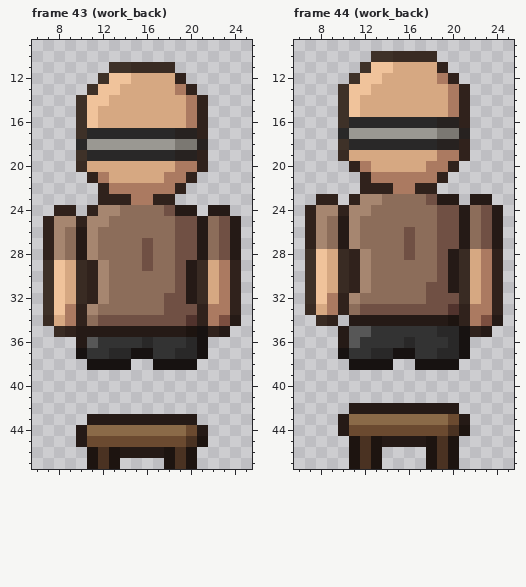
File history of a pixel-art file, assets/sprites/aseprite/mahjong1.aseprite. Above, as it was before the edit.
32x48 pixels, 66 frames. Colours within 5 levels of each other are drawn and written as one. Shown: frame 43 (work_back): x 6..25, y 9..47; frame 44 (work_back): x 6..25, y 9..47. The commit also changed other frames, which this record leaves out.
And afterwards:
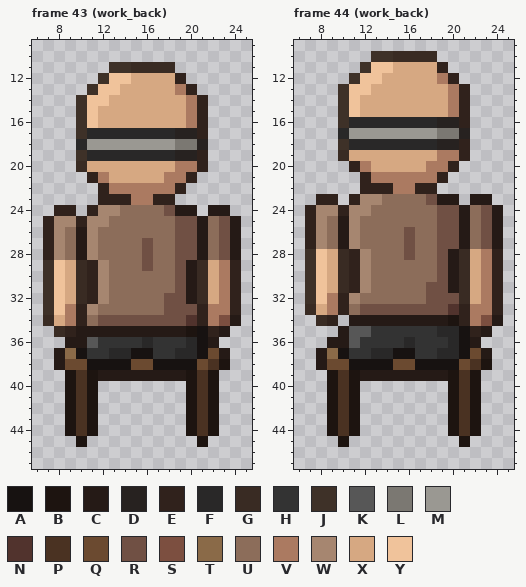
Palette (. is transparent): A #171211  B #1d1410  C #251a16  D #272220  E #30221c  F #292828  G #392b23  H #333333  J #3e3128  K #575757  L #7b7872  M #9a9892  N #51332d  P #4a3222  Q #6b4a30  R #705044  S #7c4f40  T #8a6a48  U #8c6d5a  V #ab7a61  W #a68670  X #d6a882  Y #f0c39b
Diff:
layer "Prop" removed
Frame 43 (work_back):
Colour B is added in row 38 at x 23; in rows 39 to 42 at x 9, 11, 20 and 22; in rows 43 to 44 at x 9 and 22.
Colour B replaces colour C in row 43 at x 11 and 20; in row 45 at x 10.
Colour B replaces colour Q in row 44 at x 20.
Colour B replaces colour T in row 44 at x 11.
Colour C is added in row 36 at x 9 and 22; in row 37 at x 8 and 23; in row 38 at x 8; in row 39 at x 12 to 19.
Colour P is added in row 38 at x 22; in rows 39 to 43 at x 10 and 21.
Colour P replaces colour C in row 44 at x 10 and 21.
Colour Q is added in row 37 at x 22; in row 38 at x 9 to 10, 15 to 16 and 21.
Colour T is added in row 37 at x 9.
Colour B is removed in rows 46 to 47 at x 11, 13, 18 and 20.
Colour C is removed in row 43 at x 12 to 19; in row 46 at x 14 to 17.
Colour P is removed in row 45 at x 20; in rows 46 to 47 at x 12 and 19.
Colour Q is removed in row 45 at x 11 to 19.
Colour T is removed in row 44 at x 12 to 19.
Frame 44 (work_back):
Colour B is added in row 38 at x 23; in rows 39 to 41 at x 9, 11, 20 and 22; in rows 42 to 44 at x 9 and 22; in row 45 at x 10 and 21.
Colour B replaces colour C in row 42 at x 11 and 20.
Colour B replaces colour P in row 44 at x 20.
Colour B replaces colour Q in row 43 at x 20; in row 44 at x 11.
Colour B replaces colour T in row 43 at x 11.
Colour C is added in row 36 at x 9 and 22; in row 37 at x 8 and 23; in row 38 at x 8; in row 39 at x 12 to 19.
Colour P is added in row 38 at x 22; in rows 39 to 42 at x 10 and 21.
Colour P replaces colour B in row 44 at x 21.
Colour P replaces colour C in row 43 at x 10 and 21; in row 44 at x 10.
Colour Q is added in row 37 at x 22; in row 38 at x 9 to 10, 15 to 16 and 21.
Colour T is added in row 37 at x 9.
Colour B is removed in rows 45 to 47 at x 11, 13, 18 and 20.
Colour C is removed in row 42 at x 12 to 19; in row 45 at x 14 to 17.
Colour P is removed in rows 45 to 47 at x 12 and 19.
Colour Q is removed in row 44 at x 12 to 19.
Colour T is removed in row 43 at x 12 to 19.
Pixel boxes of the changes (left, top, right, bottom) in both pictures:
changed: (54, 337, 230, 469)
changed: (316, 337, 492, 469)
